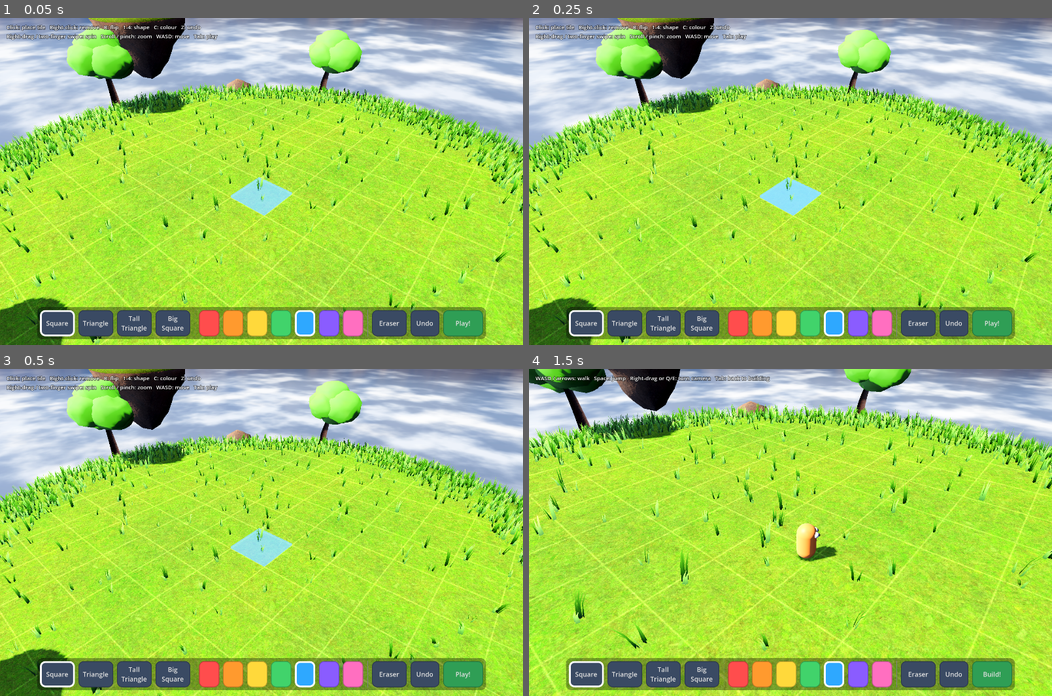
Above: before the commit, frames 1-4 (two rows, left to right).
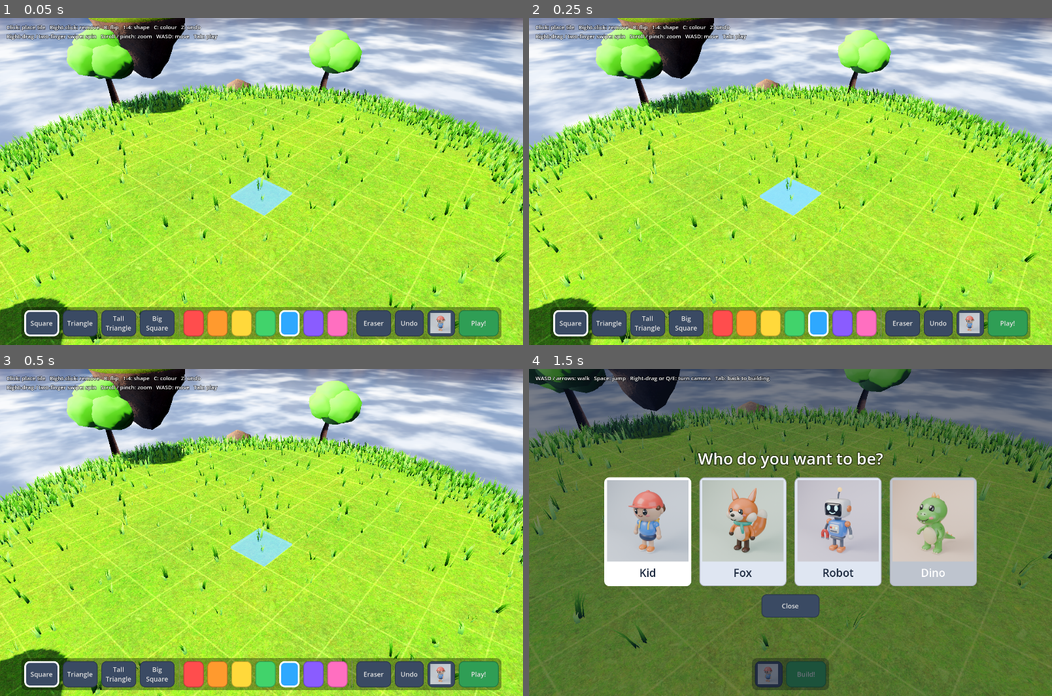
Above: after the commit, the same moments.

Repository: geoffchan23/magnet-world
Game: Godot game, scene res://main.tscn
The game is run twice, just before and just after one commit, with the same random seed, the same clock (stepped at 60 frames per second) and the same inputs.
Inputs (mouse positions are in pixels of both pictures, inside the frame that each line leads up to):
- Up to frame 1 (0.05 s): no input
- Up to frame 2 (0.25 s): no input
- Up to frame 3 (0.5 s): no input
- Up to frame 4 (1.5 s): click "Play!" at 0.5 s; tap Enter at 1.25 s; move the mouse to (905, 516) at 1.27 s; hold D from 1.28 s (still down); tap P at 1.35 s; click (905, 516) at 1.42 s

The runs differ from the first frame. In frame 1, 5.2% of the frame differs, in the area x 4-96%, y 88-99%; in frame 2, 5.2%; in frame 3, 5.2%; in frame 4, 98%, in the area x 0-100%, y 0-100%.

Commit message:
Playable characters: Kid, Fox, Robot, Dino with toy-style walk/jump animation and an in-game picker
Co-Authored-By: Claude Opus 5.5 <noreply@anthropic.com>
Claude-Session: https://claude.ai/code/session_01KD6jHkukHpZR6GGeCWYd8k

Diff:
--- a/main.gd
+++ b/main.gd
@@ -14,6 +14,9 @@
 const SHAPES := ["square", "triangle", "tall", "big"]
 const SHAPE_LABELS := {"square": "Square", "triangle": "Triangle", "tall": "Tall\nTriangle", "big": "Big\nSquare"}
 const SAVE_PATH := "user://world.json"
+const SETTINGS_PATH := "user://settings.json"
+const CHARACTERS := ["kid", "fox", "robot", "dino"]
+const CHARACTER_NAMES := {"kid": "Kid", "fox": "Fox", "robot": "Robot", "dino": "Dino"}
 const T := 0.05  # tile (frame) thickness
 const SNAP_EPS := 0.07  # how close corners must get to "click" together
 const H := 0.8660254  # height of a unit equilateral triangle
@@ -59,6 +62,8 @@
 var play_button: Button
 var erase_button: Button
 var undo_button: Button
+var char_button: Button
+var picker: Control
 var shape_buttons := {}
 var color_buttons: Array = []
 
@@ -90,6 +95,13 @@
 		cam_pitch = cam_override[1]
 		cam_dist = cam_override[2]
 		cam_target = Vector3(cam_override[3], cam_override[4], cam_override[5])
+	for a in OS.get_cmdline_user_args():
+		if a.begins_with("--char="):
+			player.set_character(a.substr(7))
+		elif a == "--picker":
+			show_picker(true)
+		elif a == "--walk":
+			player.auto_walk = true
 	if "--play" in OS.get_cmdline_user_args():
 		set_play(true)
 	refresh_ui()
@@ -307,50 +319,17 @@
 	player.collision_mask = 1 | 2
 	var cs := CollisionShape3D.new()
 	var cap := CapsuleShape3D.new()
-	cap.radius = 0.13
-	cap.height = 0.5
+	cap.radius = 0.14
+	cap.height = 0.55
 	cs.shape = cap
-	cs.position.y = 0.25
+	cs.position.y = 0.275
 	player.add_child(cs)
-
 	var visual := Node3D.new()
 	visual.name = "Visual"
 	player.add_child(visual)
-	var body := MeshInstance3D.new()
-	var cm := CapsuleMesh.new()
-	cm.radius = 0.13
-	cm.height = 0.5
-	body.mesh = cm
-	body.position.y = 0.25
-	var bm := StandardMaterial3D.new()
-	bm.albedo_color = Color("ff8a3d")
-	bm.roughness = 0.5
-	body.material_override = bm
-	visual.add_child(body)
-	var white := StandardMaterial3D.new()
-	white.albedo_color = Color.WHITE
-	var black := StandardMaterial3D.new()
-	black.albedo_color = Color("1b1b1b")
-	for sx in [-0.055, 0.055]:
-		var eye := MeshInstance3D.new()
-		var es := SphereMesh.new()
-		es.radius = 0.04
-		es.height = 0.08
-		eye.mesh = es
-		eye.material_override = white
-		eye.position = Vector3(sx, 0.38, -0.11)
-		visual.add_child(eye)
-		var pupil := MeshInstance3D.new()
-		var ps := SphereMesh.new()
-		ps.radius = 0.02
-		ps.height = 0.04
-		pupil.mesh = ps
-		pupil.material_override = black
-		pupil.position = Vector3(sx, 0.38, -0.145)
-		visual.add_child(pupil)
 	add_child(player)
+	player.set_character(load_settings().get("character", "kid"))
 	set_player_active(false)
-
 
 func set_player_active(on: bool) -> void:
 	player.visible = on
@@ -851,6 +830,10 @@
 				flip()
 			KEY_TAB:
 				set_play(not play_mode)
+			KEY_P:
+				show_picker(not picker.visible)
+			KEY_ESCAPE:
+				show_picker(false)
 
 
 func _process(delta: float) -> void:
@@ -981,7 +964,11 @@
 	row.add_child(VSeparator.new())
 	erase_button = add_button(row, "Eraser", Vector2(96, 72), func(): set_erase(not erase_mode))
 	undo_button = add_button(row, "Undo", Vector2(80, 72), undo)
+	char_button = add_button(row, "", Vector2(76, 72), func(): show_picker(not picker.visible))
+	char_button.expand_icon = true
+	char_button.tooltip_text = "Pick your explorer (P)"
 	play_button = add_button(row, "Play!", Vector2(110, 72), func(): set_play(not play_mode))
+	build_picker(layer)
 
 	hint_label = Label.new()
 	hint_label.position = Vector2(18, 14)
@@ -1010,12 +997,93 @@
 		style_button(color_buttons[i], COLORS[i], i == cur_color and not erase_mode)
 	style_button(erase_button, Color("b53a3a") if erase_mode else Color("3a4a63"), erase_mode)
 	style_button(undo_button, Color("3a4a63"), false)
+	for b in shape_buttons.values() + color_buttons + [erase_button, undo_button]:
+		(b as Button).visible = not play_mode
+	for sep in (char_button.get_parent() as Node).find_children("*", "VSeparator", false, false):
+		(sep as Control).visible = not play_mode
+	char_button.icon = load("res://assets/portraits/%s.png" % player.character)
+	style_button(char_button, Color("3a4a63"), false)
 	play_button.text = "Build!" if play_mode else "Play!"
 	style_button(play_button, Color("2f9e55"), false)
 	if play_mode:
 		hint_label.text = "WASD / arrows: walk   Space: jump   Right-drag or Q/E: turn camera   Tab: back to building"
 	else:
 		hint_label.text = "Click: place tile   Right-click: remove   R: flip   1-4: shape   C: colour   Z: undo\nRight-drag / two-finger swipe: spin   Scroll / pinch: zoom   WASD: move   Tab: play"
+
+
+func build_picker(layer: CanvasLayer) -> void:
+	# Full-screen "Who do you want to be?" chooser with a big card per character.
+	picker = ColorRect.new()
+	(picker as ColorRect).color = Color(0.05, 0.08, 0.15, 0.55)
+	picker.set_anchors_and_offsets_preset(Control.PRESET_FULL_RECT)
+	picker.mouse_filter = Control.MOUSE_FILTER_STOP
+	picker.visible = false
+	layer.add_child(picker)
+	var centre := CenterContainer.new()
+	centre.set_anchors_and_offsets_preset(Control.PRESET_FULL_RECT)
+	picker.add_child(centre)
+	var col := VBoxContainer.new()
+	col.add_theme_constant_override("separation", 22)
+	centre.add_child(col)
+	var title := Label.new()
+	title.text = "Who do you want to be?"
+	title.horizontal_alignment = HORIZONTAL_ALIGNMENT_CENTER
+	title.add_theme_font_size_override("font_size", 44)
+	title.add_theme_color_override("font_outline_color", Color(0, 0, 0, 0.5))
+	title.add_theme_constant_override("outline_size", 10)
+	col.add_child(title)
+	var row := HBoxContainer.new()
+	row.add_theme_constant_override("separation", 22)
+	col.add_child(row)
+	for c in CHARACTERS:
+		var b := Button.new()
+		b.focus_mode = Control.FOCUS_NONE
+		b.custom_minimum_size = Vector2(240, 300)
+		b.icon = load("res://assets/portraits/%s.png" % c)
+		b.expand_icon = true
+		b.icon_alignment = HORIZONTAL_ALIGNMENT_CENTER
+		b.vertical_icon_alignment = VERTICAL_ALIGNMENT_TOP
+		b.text = CHARACTER_NAMES[c]
+		b.add_theme_font_size_override("font_size", 30)
+		b.set_meta("character", c)
+		b.pressed.connect(pick_character.bind(c))
+		row.add_child(b)
+	var close := add_button(col, "Close", Vector2(160, 64), func(): show_picker(false))
+	close.size_flags_horizontal = Control.SIZE_SHRINK_CENTER
+	style_button(close, Color("3a4a63"), false)
+
+
+func show_picker(on: bool) -> void:
+	picker.visible = on
+	if on:
+		for b in picker.find_children("*", "Button", true, false):
+			if (b as Node).has_meta("character"):
+				style_button(b, Color("ffffff") if b.get_meta("character") == player.character else Color("dfe6f2"), b.get_meta("character") == player.character)
+				(b as Button).add_theme_color_override("font_color", Color("1d2a40"))
+				(b as Button).add_theme_color_override("font_hover_color", Color("1d2a40"))
+
+
+func pick_character(c: String) -> void:
+	player.set_character(c)
+	save_settings({"character": c})
+	play_sfx(click_snd)
+	show_picker(false)
+	refresh_ui()
+
+
+func load_settings() -> Dictionary:
+	if not FileAccess.file_exists(SETTINGS_PATH):
+		return {}
+	var d = JSON.parse_string(FileAccess.get_file_as_string(SETTINGS_PATH))
+	return d if d is Dictionary else {}
+
+
+func save_settings(d: Dictionary) -> void:
+	if demo:
+		return
+	var f := FileAccess.open(SETTINGS_PATH, FileAccess.WRITE)
+	if f:
+		f.store_string(JSON.stringify(d))
 
 
 # ---------------------------------------------------------------- audio
--- a/player.gd
+++ b/player.gd
@@ -1,12 +1,45 @@
 extends CharacterBody3D
 ## Little explorer you drive around your builds in Play mode.
+##
+## Characters are toy figures made of rigid parts (Body, Head, ArmL/R, LegL/R,
+## Tail) whose origins sit at the joints, so walking is just swinging those parts.
 
 const SPEED := 2.6
 const JUMP := 5.6
 const GRAVITY := 14.0
+const MODEL_SCALE := 0.55
+const PARTS := ["Body", "Head", "ArmL", "ArmR", "LegL", "LegR", "Tail"]
 
 var main: Node3D
 var spawn := Vector3(0, 2, 0)
+var character := ""
+var auto_walk := false  # testing: walk sideways on its own
+
+var model: Node3D
+var parts := {}  # name -> rest Transform3D, keyed by node
+var phase := 0.0
+var idle_t := 0.0
+var air := 0.0
+var was_on_floor := true
+
+
+func set_character(name: String) -> void:
+	character = name
+	if model:
+		model.queue_free()
+	model = (load("res://assets/characters/%s.glb" % name) as PackedScene).instantiate()
+	model.scale = Vector3.ONE * MODEL_SCALE
+	model.rotation.y = PI  # models face +Z after import; Visual faces -Z
+	var visual := $Visual as Node3D
+	visual.add_child(model)
+	parts.clear()
+	for n in PARTS:
+		var node := model.find_child(n, true, false) as Node3D
+		if node:
+			parts[n] = {"node": node, "rest": node.transform}
+	# Pop in.
+	visual.scale = Vector3(0.6, 1.3, 0.6)
+	create_tween().tween_property(visual, "scale", Vector3.ONE, 0.35).set_trans(Tween.TRANS_ELASTIC).set_ease(Tween.EASE_OUT)
 
 
 func _physics_process(delta: float) -> void:
@@ -21,7 +54,7 @@
 		z += 1.0
 	if Input.is_key_pressed(KEY_A) or Input.is_key_pressed(KEY_LEFT):
 		x -= 1.0
-	if Input.is_key_pressed(KEY_D) or Input.is_key_pressed(KEY_RIGHT):
+	if Input.is_key_pressed(KEY_D) or Input.is_key_pressed(KEY_RIGHT) or auto_walk:
 		x += 1.0
 
 	# Move relative to where the camera is looking.
@@ -46,3 +79,44 @@
 	if global_position.y < -10.0:
 		global_position = spawn
 		velocity = Vector3.ZERO
+
+	animate(delta)
+
+
+func pose(part: String, rot: Vector3) -> void:
+	if not parts.has(part):
+		return
+	var p: Dictionary = parts[part]
+	var rest: Transform3D = p.rest
+	(p.node as Node3D).transform = Transform3D(rest.basis * Basis.from_euler(rot), rest.origin)
+
+
+func animate(delta: float) -> void:
+	if model == null:
+		return
+	var on_floor := is_on_floor()
+	var hspeed := Vector2(velocity.x, velocity.z).length()
+	var moving := clampf(hspeed / SPEED, 0.0, 1.0)
+	phase += hspeed * delta * 5.5
+	idle_t += delta
+	air = move_toward(air, 0.0 if on_floor else 1.0, delta * 7.0)
+	var ground := 1.0 - air
+
+	var swing := sin(phase) * 0.75 * moving * ground
+	var breathe := sin(idle_t * 2.2)
+	pose("LegL", Vector3(swing - 0.55 * air, 0, 0))
+	pose("LegR", Vector3(-swing + 0.35 * air, 0, 0))
+	# Arms swing opposite to legs; fling up and out when jumping.
+	pose("ArmL", Vector3(-swing * 0.9 + breathe * 0.04, 0, -0.15 * moving - 2.3 * air))
+	pose("ArmR", Vector3(swing * 0.9 - breathe * 0.04, 0, 0.15 * moving + 2.3 * air))
+	pose("Head", Vector3(0.06 * sin(phase * 2.0) * moving - 0.15 * air, 0.12 * sin(idle_t * 0.7) * (1.0 - moving), 0.06 * sin(idle_t * 1.3)))
+	pose("Tail", Vector3(0, sin(idle_t * (5.0 + 6.0 * moving)) * (0.25 + 0.2 * moving), 0))
+	pose("Body", Vector3(0, 0, 0.04 * sin(phase) * moving))
+
+	# Bouncy steps and a little squash when landing.
+	model.position.y = absf(sin(phase)) * 0.035 * moving * ground + breathe * 0.004
+	if on_floor and not was_on_floor:
+		var visual := $Visual as Node3D
+		visual.scale = Vector3(1.15, 0.8, 1.15)
+		create_tween().tween_property(visual, "scale", Vector3.ONE, 0.25).set_trans(Tween.TRANS_BACK).set_ease(Tween.EASE_OUT)
+	was_on_floor = on_floor
Binary file added: assets/characters/dino.glb
Binary file added: assets/characters/fox.glb
Binary file added: assets/characters/kid.glb
Binary file added: assets/characters/robot.glb
Binary file added: assets/portraits/dino.png
Binary file added: assets/portraits/fox.png
Binary file added: assets/portraits/kid.png
Binary file added: assets/portraits/robot.png
